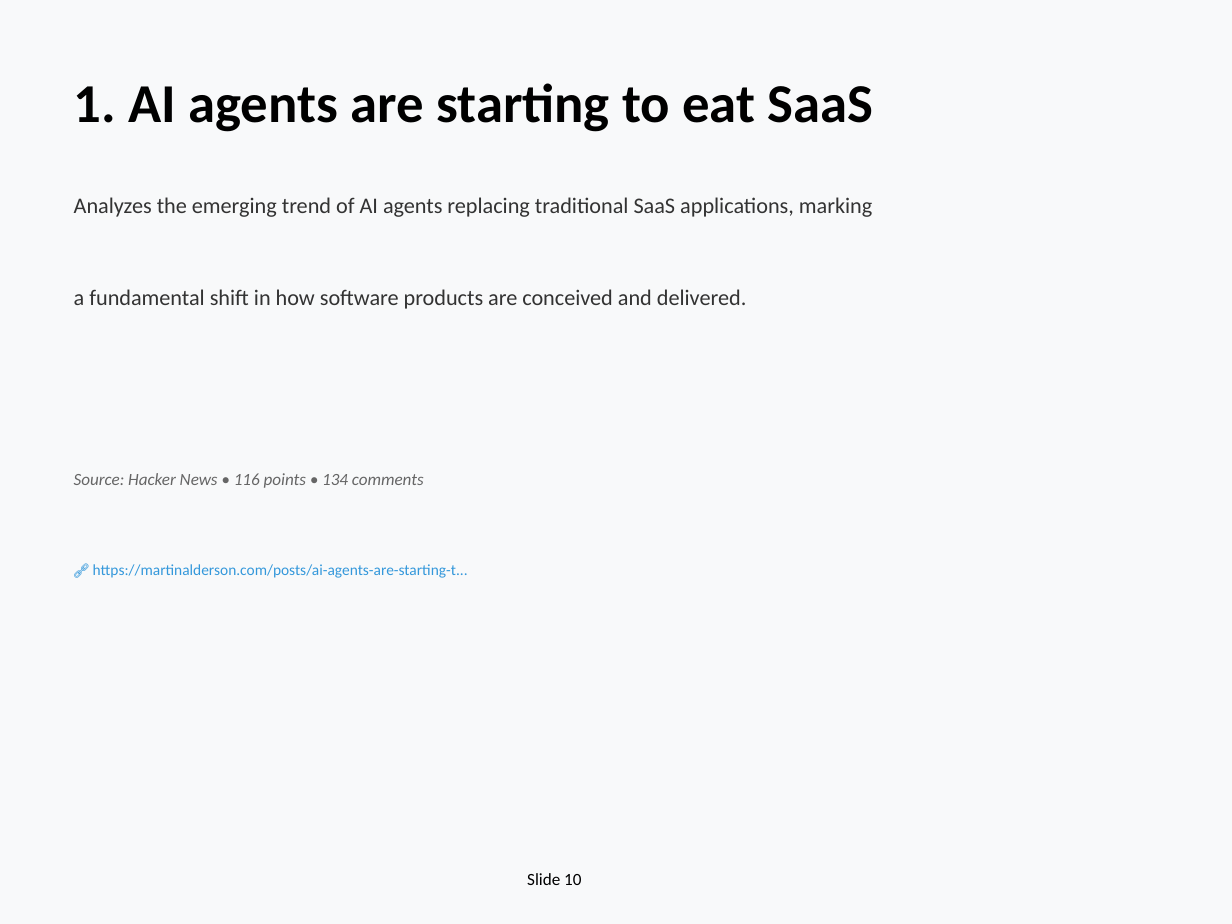
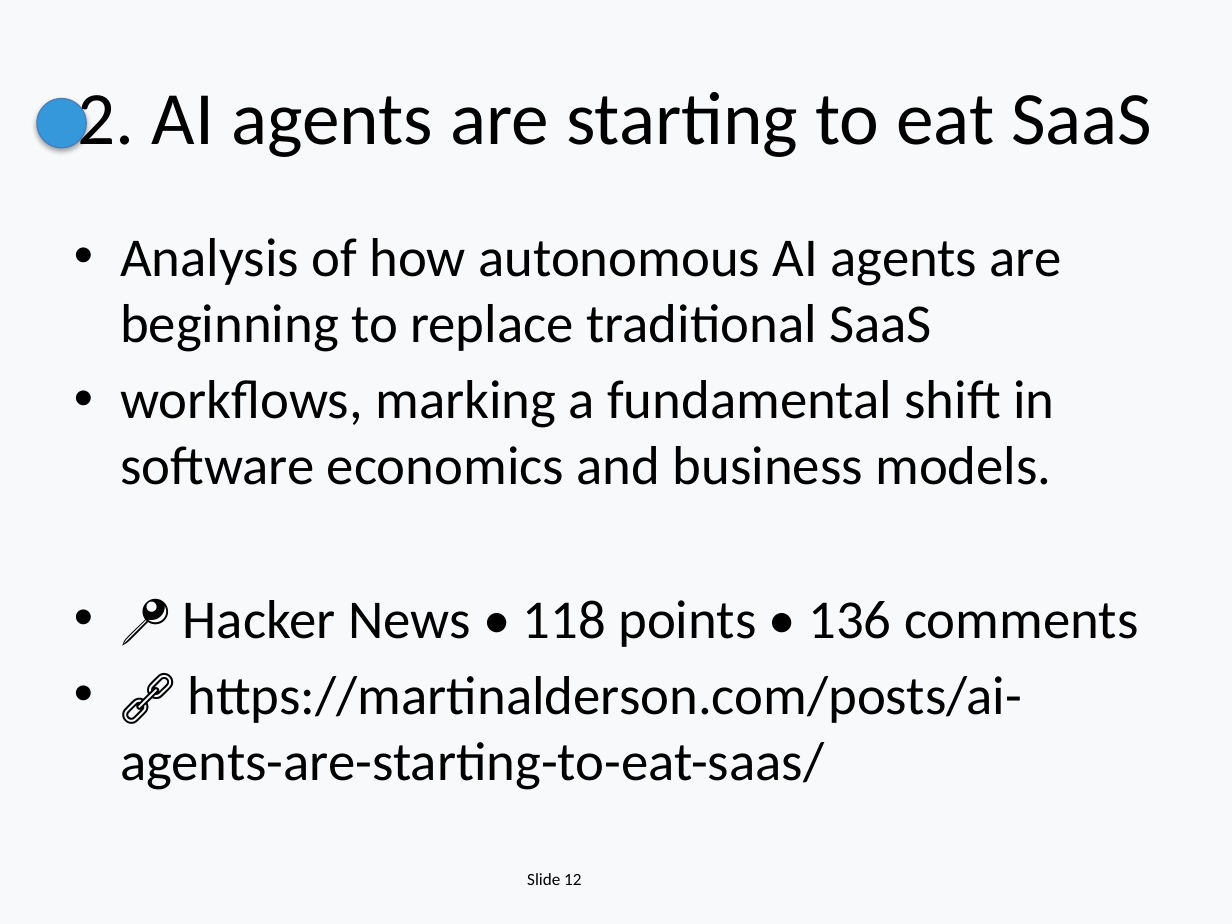
Before and after one commit to EiriniOr/ai-weekly-digest, a slide deck: slide 12 of AI_Weekly_2025-12-15.pptx (slide 10 before the commit). Drawn at 1232x924 pixels with LibreOffice and Linux fonts; fonts in the diff are those of the drawing. Boxes give left, top, right and bottom in pixels: in the first picture for what was removed or moved away, otherwise in the second. Text is boxed around its words. In the diff, an @@ line names an element or a change of style, - is before the commit and + after.

```diff
--- a/AI_Weekly_2025-12-15.pptx
+++ b/AI_Weekly_2025-12-15.pptx
@@ title "2. AI agents are starting ..." at <box>78,92,1152,157</box>: vertical alignment top to middle @@
@@ ellipse added at <box>37,99,86,148</box>, fill #3498DB, outline #4B7EBC 0.75 pt @@
@@ title at <box>78,92,1152,157</box>: text changed; size 32 to 44 pt; bold off @@
-1. AI agents are starting to eat SaaS
+2. AI agents are starting to eat SaaS
@@ text removed at <box>74,197,872,217</box> @@
-Analyzes the emerging trend of AI agents replacing traditional SaaS applications, marking
@@ text added at <box>120,238,1138,790</box>, 32 pt, text #000000 @@
+• Analysis of how autonomous AI agents are beginning to replace traditional SaaS
+• workflows, marking a fundamental shift in software economics and business models.
+• 📍 Hacker News • 118 points • 136 comments
+• 🔗 https://martinalderson.com/posts/ai-agents-are-starting-to-eat-saas/
@@ text removed at <box>74,289,746,309</box> @@
-a fundamental shift in how software products are conceived and delivered.
@@ text removed at <box>74,473,424,488</box> @@
-Source: Hacker News • 116 points • 134 comments
@@ text removed at <box>93,564,468,578</box> @@
-🔗 https://martinalderson.com/posts/ai-agents-are-starting-t...
@@ text at <box>527,873,581,885</box>: text changed @@
-Slide 10
+Slide 12
```
Also in this commit, not shown: 16 other slides changed, 10 slides added, 8 slides removed, 1 other file.
